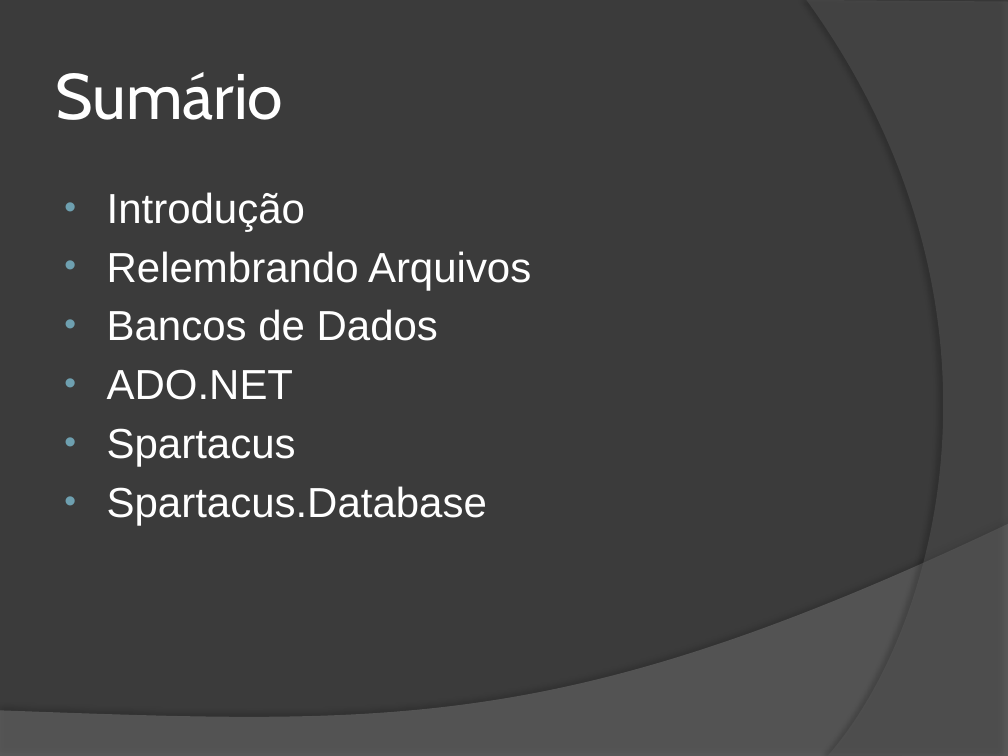
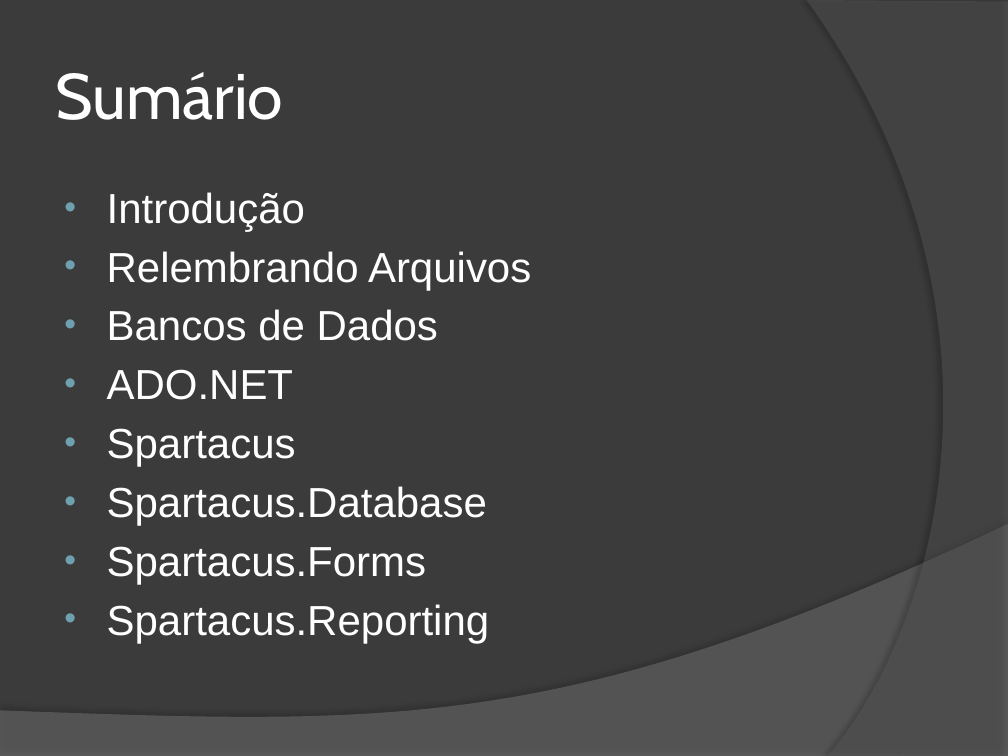
Before and after one commit to wind39/wind39.github.io, a slide deck: slide 2 of curso/modulo3capitulo4.pptx. Drawn at 1008x756 pixels with LibreOffice and Linux fonts; fonts in the diff are those of the drawing. Boxes give left, top, right and bottom in pixels: in the first picture for what was removed or moved away, otherwise in the second. Text is boxed around its words. In the diff, an @@ line names an element or a change of style, - is before the commit and + after.

```diff
--- a/curso/modulo3capitulo4.pptx
+++ b/curso/modulo3capitulo4.pptx
@@ text at <box>107,546,490,643</box>: paragraphs added @@
+• Spartacus.Forms
+• Spartacus.Reporting
```
Also in this commit, not shown: 1 other slide changed, 3 slides added, 4 other files.
